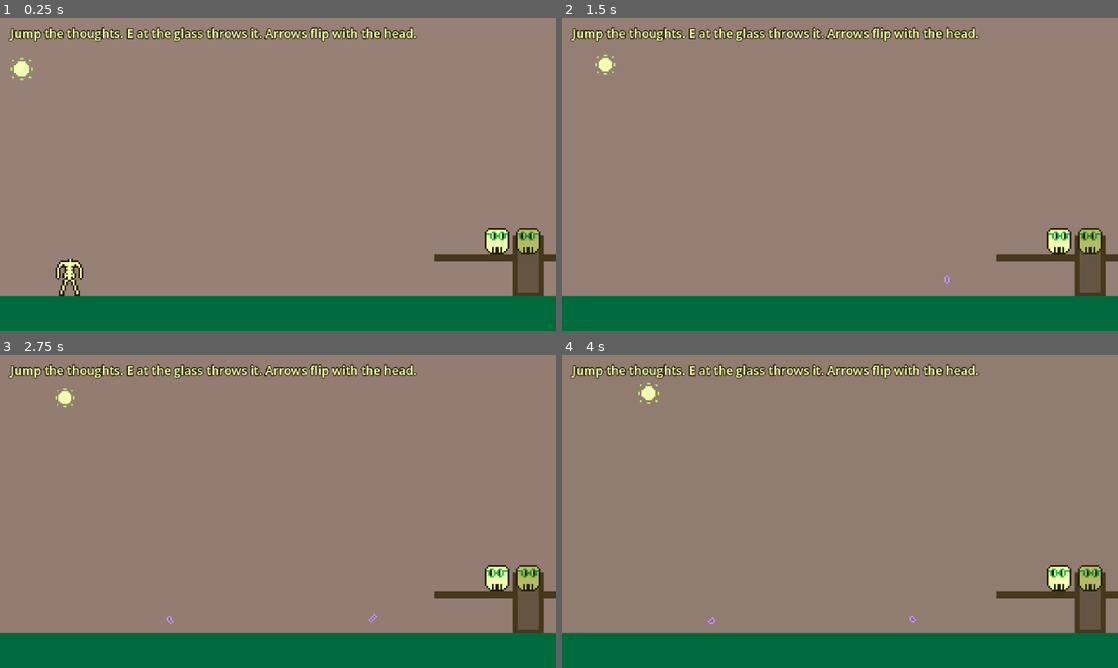
Above: before the commit, frames 1-4 (two rows, left to right).
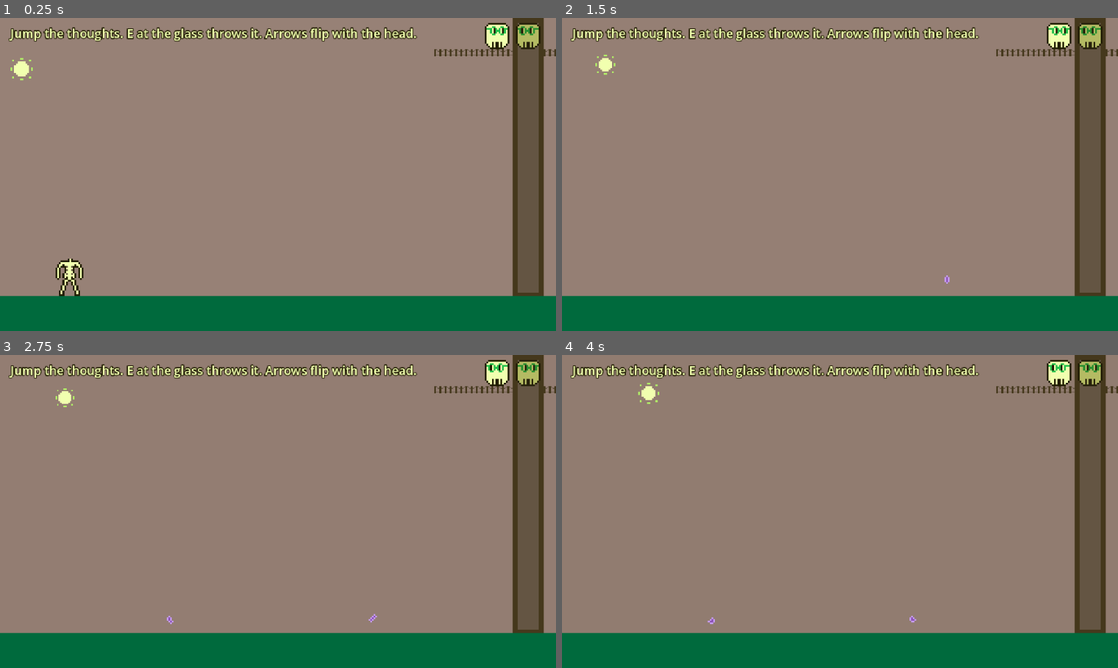
Above: after the commit, the same moments.

Repository: tucksravin/dont-lose-your-head
Game: Godot game, scene res://scenes/days/day_mirror.tscn
Two runs of this game, one before a commit and one after it. Both use one fixed random seed, a clock stepped at 60 frames per second and the inputs below. This scene is started directly instead of the project's main scene.
Inputs:
- Up to frame 1 (0.25 s): no input
- Up to frame 2 (1.5 s): hold D (move_right) from 0.53 s (still down); tap E (interact) at 0.6, 1.35 s; tap Space (jump) at 0.77 s
- Up to frame 3 (2.75 s): tap Space (jump) at 1.52 s; release D (move_right) at 2.03 s; hold A (move_left) from 2.03 s (still down); tap E (interact) at 2.1 s
- Up to frame 4 (4 s): release A (move_left) at 2.78 s; hold D (move_right) from 2.78 s (still down); tap E (interact) at 2.85, 3.6 s; tap Space (jump) at 3.02, 3.77 s

The runs differ from the first frame. In frame 1, 5.5% of the frame differs, in the area x 78-100%, y 0-78%; in frame 2, 5.5%; in frame 3, 5.5%; in frame 4, 5.5%.

Commit message:
Mirror (#48)

Diff:
--- a/scenes/days/day_mirror.gd
+++ b/scenes/days/day_mirror.gd
@@ -16,7 +16,12 @@
 @export var throw_release: float = 0.2
 @export var throw_time: float = 0.55
 @export var chase_delay: float = 0.18
-@export var throw_end: Vector2 = Vector2(760.0, 140.0)
+## Off screen (x > 640) with enough margin that the thrown Mirror's rotation
+## can't swing any part of it back into frame before the tween ends: Frame's
+## corners are up to ~320.5 px from Mirror's origin (it now runs floor-to-
+## ceiling — day_mirror.tscn), so throw_end.x needs to clear 640 by more than
+## that radius at every angle, not just at throw_spin's final angle.
+@export var throw_end: Vector2 = Vector2(1000.0, 140.0)
 @export var throw_spin: float = 4.0
 @export var kiki_scene: PackedScene
 @export var kiki_interval: float = 1.15
--- a/scenes/days/day_mirror.tscn
+++ b/scenes/days/day_mirror.tscn
@@ -1,15 +1,16 @@
-[gd_scene format=3]
+[gd_scene format=3 uid="uid://dx3mm076abyn5"]
 
-[ext_resource type="Script" path="res://scenes/days/day_mirror.gd" id="1_day"]
+[ext_resource type="Script" uid="uid://sae6pcchcaq2" path="res://scenes/days/day_mirror.gd" id="1_day"]
 [ext_resource type="PackedScene" uid="uid://ckkidbot3beas" path="res://scenes/body/body.tscn" id="2_body"]
-[ext_resource type="PackedScene" path="res://scenes/head/head.tscn" id="3_head"]
-[ext_resource type="Script" path="res://scenes/gameplay/win_condition_manager.gd" id="4_wcm"]
+[ext_resource type="PackedScene" uid="uid://icgagian0sgo" path="res://scenes/head/head.tscn" id="3_head"]
+[ext_resource type="Script" uid="uid://b52e5l8in6h8c" path="res://scenes/gameplay/win_condition_manager.gd" id="4_wcm"]
 [ext_resource type="PackedScene" uid="uid://bhou4a7r04mw5" path="res://scenes/sun/sun.tscn" id="5_sun"]
-[ext_resource type="Script" path="res://scenes/gameplay/sky_drift.gd" id="6_sky"]
-[ext_resource type="Script" path="res://scenes/gameplay/day_manager.gd" id="7_dm"]
+[ext_resource type="Script" uid="uid://drgvctg8sgork" path="res://scenes/gameplay/sky_drift.gd" id="6_sky"]
+[ext_resource type="Script" uid="uid://cdgvssoc46s8n" path="res://scenes/gameplay/day_manager.gd" id="7_dm"]
 [ext_resource type="PackedScene" path="res://scenes/ui/game_over.tscn" id="8_over"]
-[ext_resource type="Script" path="res://scenes/gameplay/win_condition.gd" id="9_win"]
-[ext_resource type="SpriteFrames" path="res://assets/sprites/head_frames.tres" id="10_head_frames"]
+[ext_resource type="Script" uid="uid://cc46s87eug7f5" path="res://scenes/gameplay/win_condition.gd" id="9_win"]
+[ext_resource type="SpriteFrames" uid="uid://bde5tdw2qau5v" path="res://assets/sprites/head_frames.tres" id="10_head_frames"]
+[ext_resource type="Texture2D" uid="uid://dvglcr4kgfj7k" path="res://assets/sprites/bridge.png" id="11_bridge_tex"]
 
 [sub_resource type="RectangleShape2D" id="RectangleShape2D_floor"]
 size = Vector2(640, 40)
@@ -17,104 +18,102 @@
 [sub_resource type="RectangleShape2D" id="RectangleShape2D_platform"]
 size = Vector2(140, 8)
 
-[node name="DayMirror" type="Node2D"]
+[node name="DayMirror" type="Node2D" unique_id=1971048973]
 script = ExtResource("1_day")
 
-[node name="Background" type="Polygon2D" parent="."]
+[node name="Background" type="Polygon2D" parent="." unique_id=1964745879]
 z_index = -1
+color = Color(0.59607846, 0.50980395, 0.46666667, 1)
 polygon = PackedVector2Array(0, 0, 640, 0, 640, 360, 0, 360)
-color = Color(0.596078431372549, 0.509803921568627, 0.466666666666667, 1)
 script = ExtResource("6_sky")
 
-[node name="Camera" type="Camera2D" parent="."]
+[node name="Camera" type="Camera2D" parent="." unique_id=47900635]
 position = Vector2(320, 180)
 
-[node name="Floor" type="StaticBody2D" parent="."]
+[node name="Floor" type="StaticBody2D" parent="." unique_id=1516524344]
 
-[node name="CollisionShape2D" type="CollisionShape2D" parent="Floor"]
+[node name="CollisionShape2D" type="CollisionShape2D" parent="Floor" unique_id=89890632]
 position = Vector2(320, 340)
 shape = SubResource("RectangleShape2D_floor")
 
-[node name="Visual" type="ColorRect" parent="Floor"]
+[node name="Visual" type="ColorRect" parent="Floor" unique_id=747959015]
 offset_top = 320.0
 offset_right = 640.0
 offset_bottom = 360.0
 mouse_filter = 2
-color = Color(0, 0.415686274509804, 0.23921568627451, 1)
+color = Color(0, 0.41568628, 0.23921569, 1)
 
-[node name="Platform" type="StaticBody2D" parent="."]
+[node name="Platform" type="StaticBody2D" parent="." unique_id=82556109]
 
-[node name="CollisionShape2D" type="CollisionShape2D" parent="Platform"]
-position = Vector2(570, 276)
+[node name="CollisionShape2D" type="CollisionShape2D" parent="Platform" unique_id=893076543]
+position = Vector2(570, 40)
 shape = SubResource("RectangleShape2D_platform")
 
-[node name="Visual" type="ColorRect" parent="Platform"]
-offset_left = 500.0
-offset_top = 272.0
-offset_right = 640.0
-offset_bottom = 280.0
-mouse_filter = 2
-color = Color(0.270588235294118, 0.219607843137255, 0.109803921568627, 1)
+[node name="Visual" type="Sprite2D" parent="Platform" unique_id=1677279174]
+texture_repeat = 2
+position = Vector2(570, 40)
+texture = ExtResource("11_bridge_tex")
+region_enabled = true
+region_rect = Rect2(0, 0, 140, 8)
 
-[node name="Mirror" type="Node2D" parent="."]
+[node name="Mirror" type="Node2D" parent="." unique_id=55751038]
 position = Vector2(608, 320)
 
-[node name="Frame" type="ColorRect" parent="Mirror"]
+[node name="Frame" type="ColorRect" parent="Mirror" unique_id=830447436]
 offset_left = -18.0
-offset_top = -70.0
+offset_top = -320.0
 offset_right = 18.0
 mouse_filter = 2
-color = Color(0.270588235294118, 0.219607843137255, 0.109803921568627, 1)
+color = Color(0.27058825, 0.21960784, 0.10980392, 1)
 
-[node name="Glass" type="ColorRect" parent="Mirror"]
+[node name="Glass" type="ColorRect" parent="Mirror" unique_id=1332614379]
 offset_left = -12.0
-offset_top = -64.0
+offset_top = -314.0
 offset_right = 12.0
 offset_bottom = -4.0
 mouse_filter = 2
-color = Color(0.392156862745098, 0.333333333333333, 0.262745098039216, 1)
+color = Color(0.39215687, 0.33333334, 0.2627451, 1)
 
-[node name="Reflection" type="AnimatedSprite2D" parent="Mirror"]
-modulate = Color(0.803921568627451, 0.803921568627451, 0.6, 0.85)
-position = Vector2(0, -62)
+[node name="Reflection" type="AnimatedSprite2D" parent="Mirror" unique_id=308322027]
+modulate = Color(0.8039216, 0.8039216, 0.6, 0.85)
+position = Vector2(0, -298)
 scale = Vector2(2, 2)
 sprite_frames = ExtResource("10_head_frames")
 animation = &"look_left"
 
-[node name="Body" parent="." instance=ExtResource("2_body")]
+[node name="Body" parent="." unique_id=1092110047 instance=ExtResource("2_body")]
 position = Vector2(80, 320)
 
-[node name="Head" parent="." instance=ExtResource("3_head")]
-position = Vector2(572, 258)
+[node name="Head" parent="." unique_id=1998963685 instance=ExtResource("3_head")]
+position = Vector2(572, 22)
 
-[node name="WinConditionManager" type="Node" parent="."]
+[node name="WinConditionManager" type="Node" parent="." unique_id=65010647]
 script = ExtResource("4_wcm")
 
-[node name="DayManager" type="Node" parent="."]
+[node name="DayManager" type="Node" parent="." unique_id=1414014500]
 script = ExtResource("7_dm")
 conditions_path = NodePath("../WinConditionManager")
 head_path = NodePath("../Head")
 game_over_path = NodePath("../GameOver")
 
-[node name="BodyNeed" type="Node" parent="."]
+[node name="BodyNeed" type="Node" parent="." unique_id=2141440479]
 script = ExtResource("9_win")
-key = "body"
 
-[node name="MindNeed" type="Node" parent="."]
+[node name="MindNeed" type="Node" parent="." unique_id=2012409060]
 script = ExtResource("9_win")
 key = "mind"
 
-[node name="Sun" parent="." instance=ExtResource("5_sun")]
+[node name="Sun" parent="." unique_id=289894109 instance=ExtResource("5_sun")]
 
-[node name="Instruction" type="Label" parent="."]
+[node name="Instruction" type="Label" parent="." unique_id=1618948675]
 offset_left = 12.0
 offset_top = 8.0
 offset_right = 628.0
 offset_bottom = 32.0
-theme_override_colors/font_color = Color(0.945098039215686, 1, 0.686274509803922, 1)
-theme_override_colors/font_outline_color = Color(0.125490196078431, 0.109803921568627, 0.007843137254902, 1)
+theme_override_colors/font_color = Color(0.94509804, 1, 0.6862745, 1)
+theme_override_colors/font_outline_color = Color(0.1254902, 0.10980392, 0.007843138, 1)
 theme_override_constants/outline_size = 4
 theme_override_font_sizes/font_size = 14
 text = "Jump the thoughts. E at the glass throws it. Arrows flip with the head."
 
-[node name="GameOver" parent="." instance=ExtResource("8_over")]
+[node name="GameOver" parent="." unique_id=1258937100 instance=ExtResource("8_over")]
Not shown, changed: journals/ben.md
